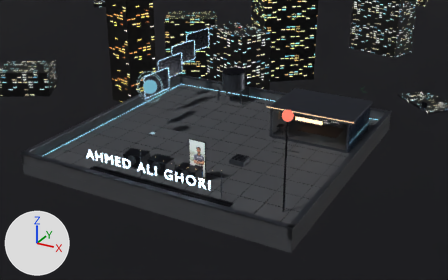
Renders of the glTF model public/models/world.glb from each side of a commit.
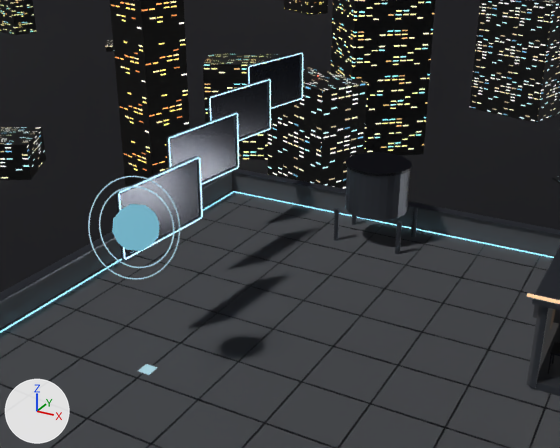
Old and new are each drawn from a 50 mm camera at (31.0, -55.5, 27.9) aimed at (0.2, 0.5, -0.1) and again close up from a 50 mm camera at (7.7, -20.3, 16.0) aimed at (-4.0, 1.0, 5.4). Every picture has the same lights, and +X, +Y and +Z are marked at lower left. The older version's two pictures come first. Where no turn or scale is listed for an object, it has been applied to the vertices.

Names of what the first close-up shows: 'AgentCore', 'AgentPadGlow', 'AgentRingA', 'AgentRingB', 'CityGround', 'City_FacadeCool', 'City_FacadeSteel', 'City_FacadeWarm', 'Deck', 'Panel1_Pane', 'Panel2_Pane', 'Panel3_Pane', 'Panel4_Pane', 'Parapet_N', 'Parapet_W', 'WaterTank' and 58 more.
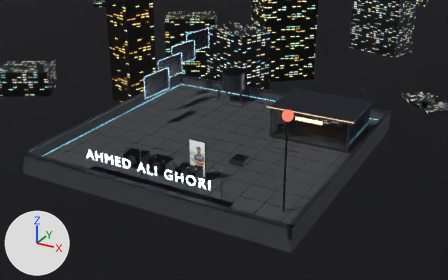
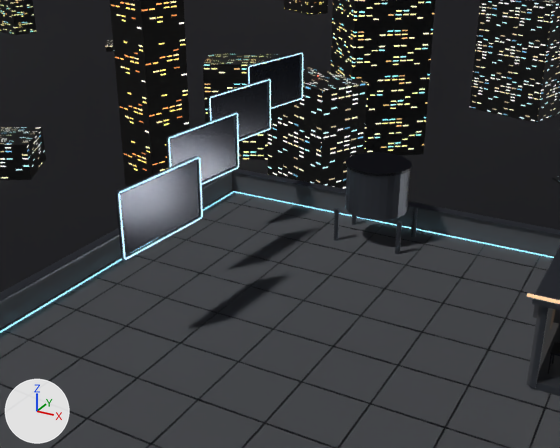
Commit message: Remove the agent holographic core

The edits, one by one:
Object 'AgentCore' (ob_agentcore) is deleted.
Object 'AgentPadGlow' (ob_agentpadglow) is deleted.
Object 'AgentRingA' (ob_agentringa) is deleted.
Object 'AgentRingB' (ob_agentringb) is deleted.

Boxes [x1, y1, x2, y2] around the edits, measured in the close-ups (560 x 448 px):
'AgentCore', deleted
    before: [112, 204, 159, 251]
'AgentRingB', deleted
    before: [88, 176, 180, 279]
'AgentRingA', deleted
    before: [99, 186, 174, 268]
'AgentPadGlow', deleted
    before: [138, 364, 157, 375]
